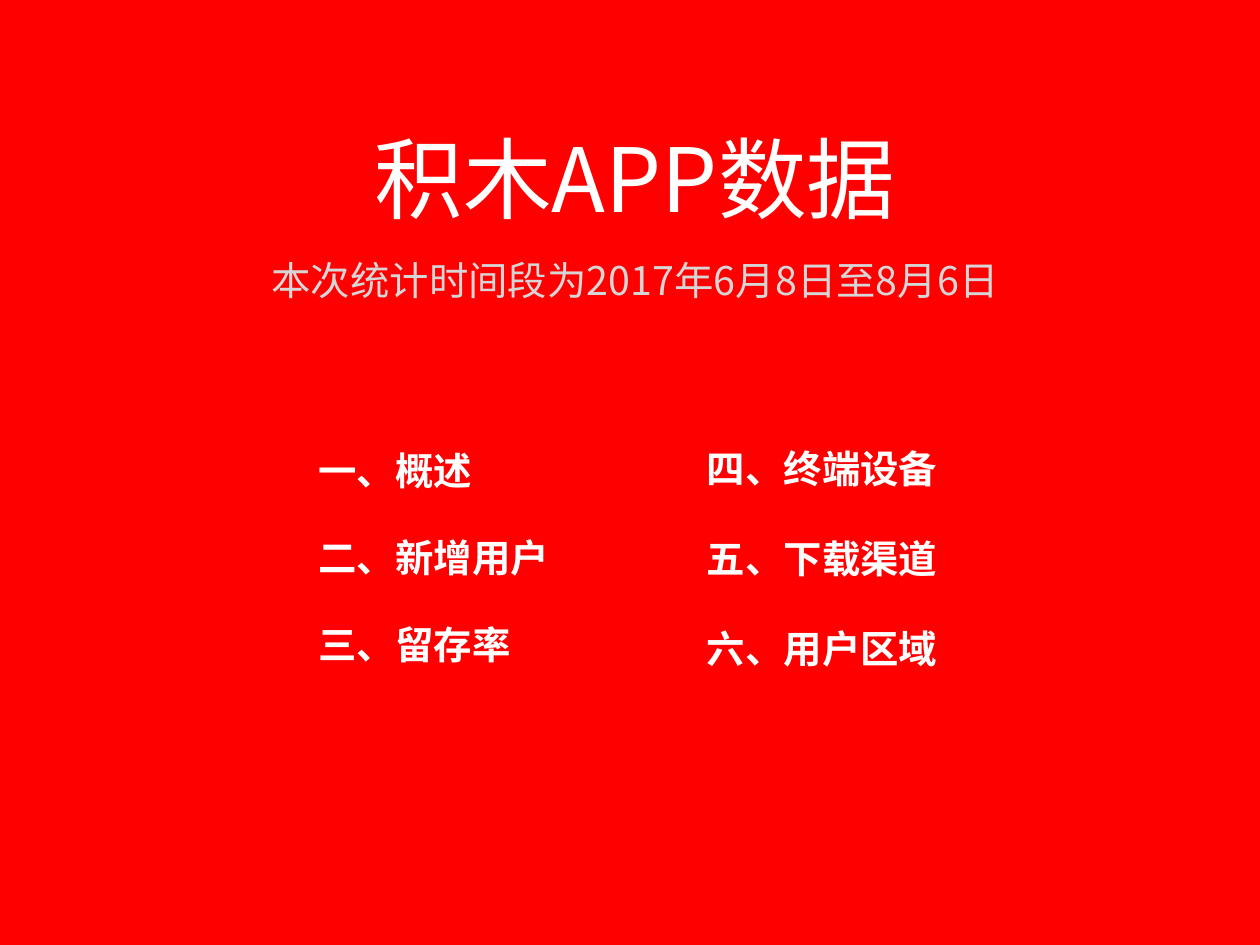
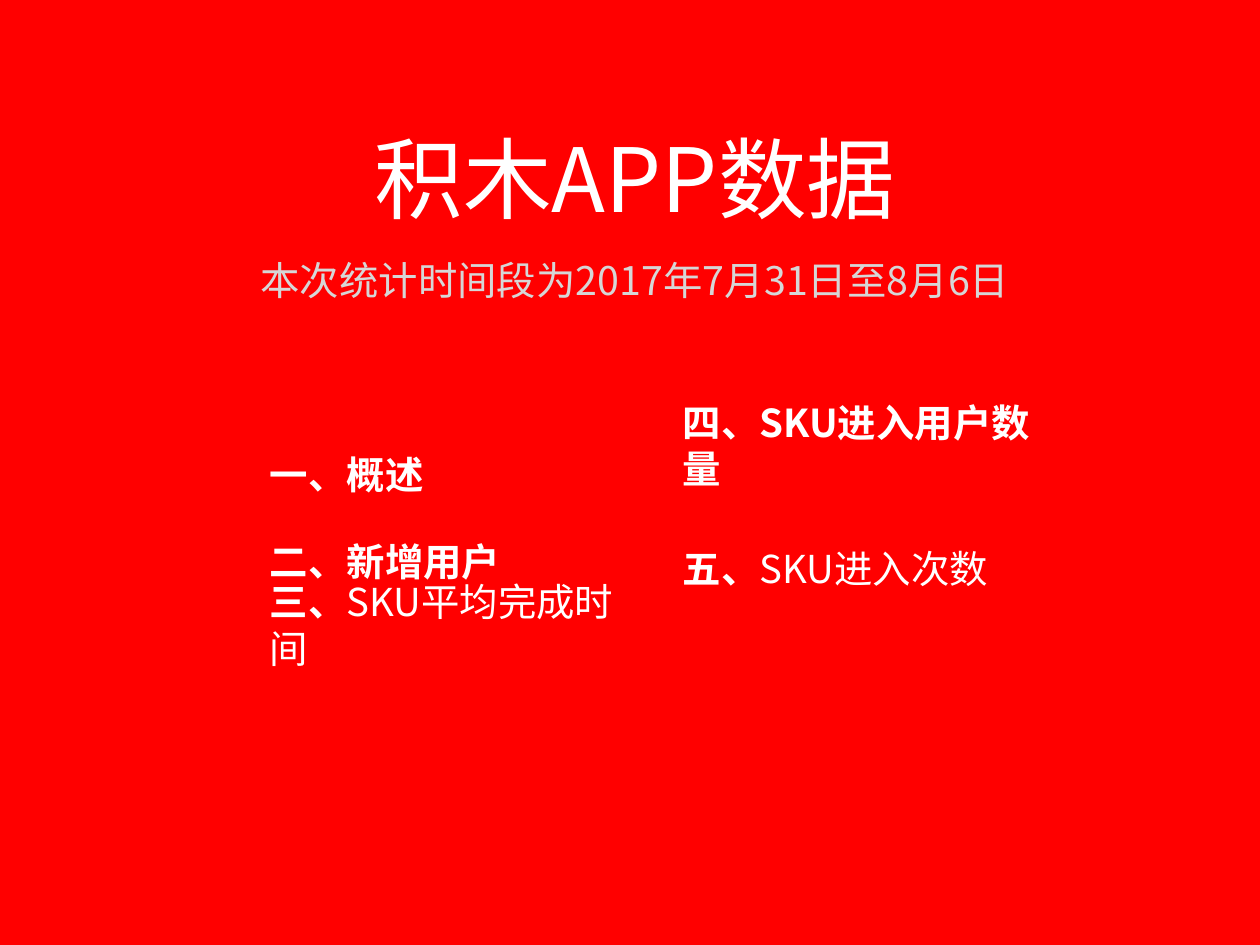
Before and after one commit to kevin0501/go, a slide deck: slide 1 of 需求/截止8月6日数据.pptx. Drawn at 1260x945 pixels with LibreOffice and Linux fonts; fonts in the diff are those of the drawing; background and template pictures are left out. Boxes give left, top, right and bottom in pixels: in the first picture for what was removed or moved away, otherwise in the second. Text is boxed around its words. In the diff, an @@ line names an element or a change of style, - is before the commit and + after.

Commit message:
更新 月数据统计

```diff
--- a/需求/截止8月6日数据.pptx
+++ b/需求/截止8月6日数据.pptx
@@ subtitle at (x1=261, y1=262, x2=1010, y2=298): text changed @@
-本次统计时间段为2017年6月8日至8月6日
+本次统计时间段为2017年7月31日至8月6日
@@ text at (x1=683, y1=404, x2=1030, y2=441): text changed @@
-四、终端设备
+四、SKU进入用户数量
@@ text "一、概述" moved from (x1=319, y1=452, x2=473, y2=489) to (x1=270, y1=456, x2=424, y2=493) @@
@@ text "二、新增用户" rewrapped from (x1=319, y1=539, x2=549, y2=576) to (x1=270, y1=543, x2=500, y2=587) @@
@@ text at (x1=683, y1=550, x2=988, y2=586): text changed; bold off @@
-五、下载渠道
+五、SKU进入次数
@@ text at (x1=270, y1=577, x2=613, y2=619): text changed; bold off @@
-三、留存率
+三、SKU平均完成时间
@@ text removed at (x1=707, y1=630, x2=937, y2=667) @@
-六、用户区域
```
Also in this commit, not shown: 8 other slides changed, 3 slides removed, 4 other files.
